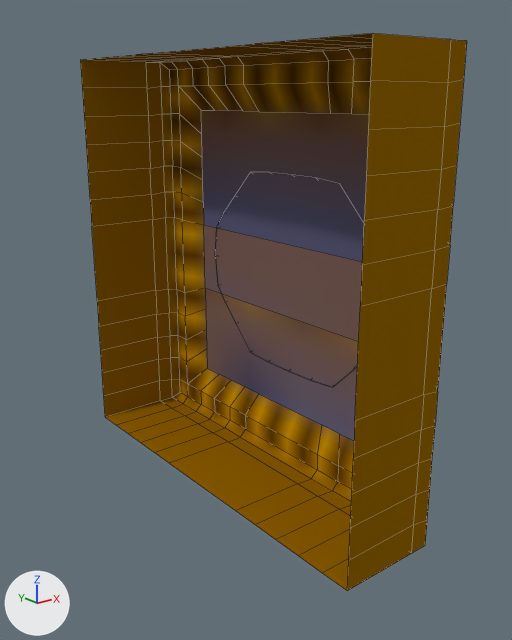
Renders of the Blender file Assets/Models/switch8.blend from each side of a commit.
Camera for both pictures: a 50 mm lens placed at (-0.667, -0.821, 0.259), pointed at (-0.035, -0.031, -0.057). Every picture has the same lights, and +X, +Y and +Z are marked at lower left. Mesh edges are drawn as thin lines.

The first picture shows 'switch2'.
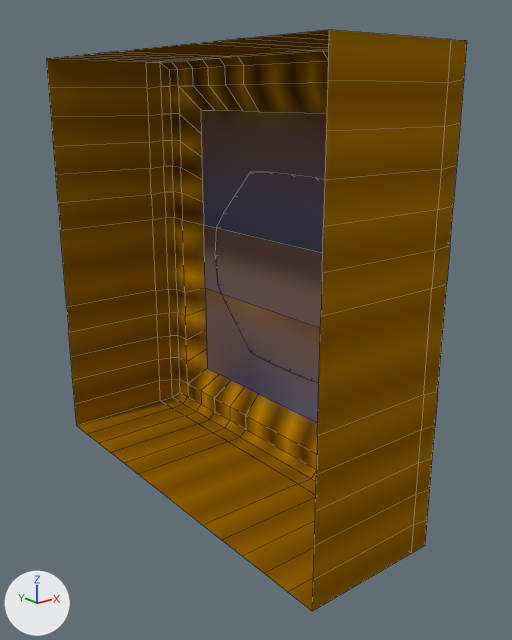
Pixel boxes (x1, y1, x2, y2) of what changed, in the pictures (512 x 640 px; the box of a moved part takes in the faces that stretch with it):
'switch2', reshaped (9% wider): before (80, 33, 467, 591); after (46, 30, 467, 611)
part 1 of me_bsp_model_376_mesh, moved or reshaped: before (80, 33, 430, 591); after (46, 30, 430, 611)

Diff of the bpy script that builds the scene:
```diff
--- a/Assets/Models/switch8.blend.py
+++ b/Assets/Models/switch8.blend.py
@@ me_bsp_model_376_mesh @@
 me_bsp_model_376_mesh.from_pydata(...)  # 348 vertices, 282 faces; spans x -3.0..2.2, y -8.0..8.0, z -8.0..8.0
 # used by ob_switch2; location = (0.0, 0.0, 0.0); scale = (0.0398, 0.0398, 0.0398)
+# me_bsp_model_376_mesh part 1: all 46 vertices in x -3.0, y -8.0..8.0, z -8.0..8.0 are moved by (-1.5, 0.0, 0.0)
 me_bsp_model_376_mesh.materials.append(mat_sw2_dn)
```
